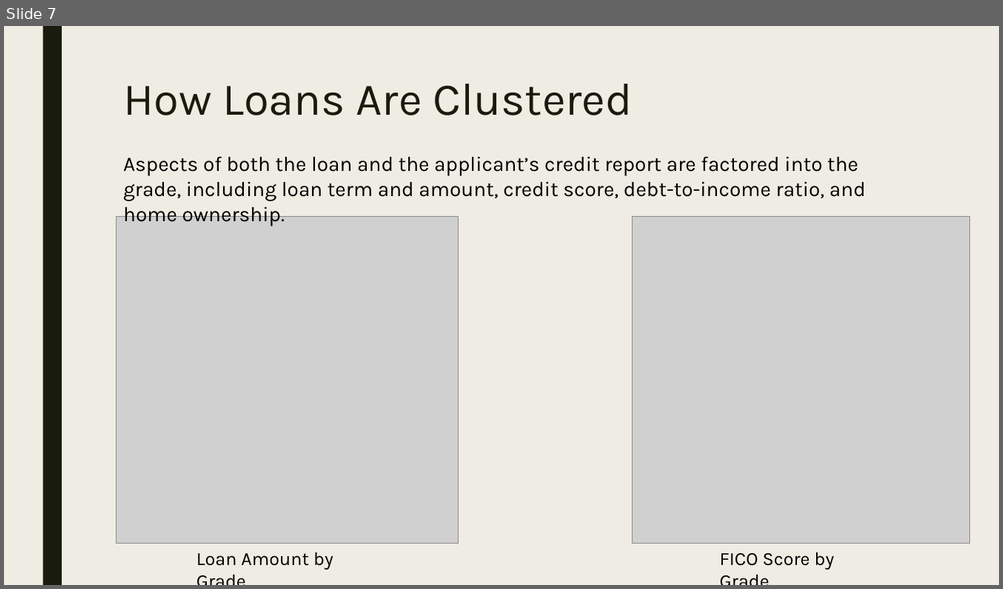
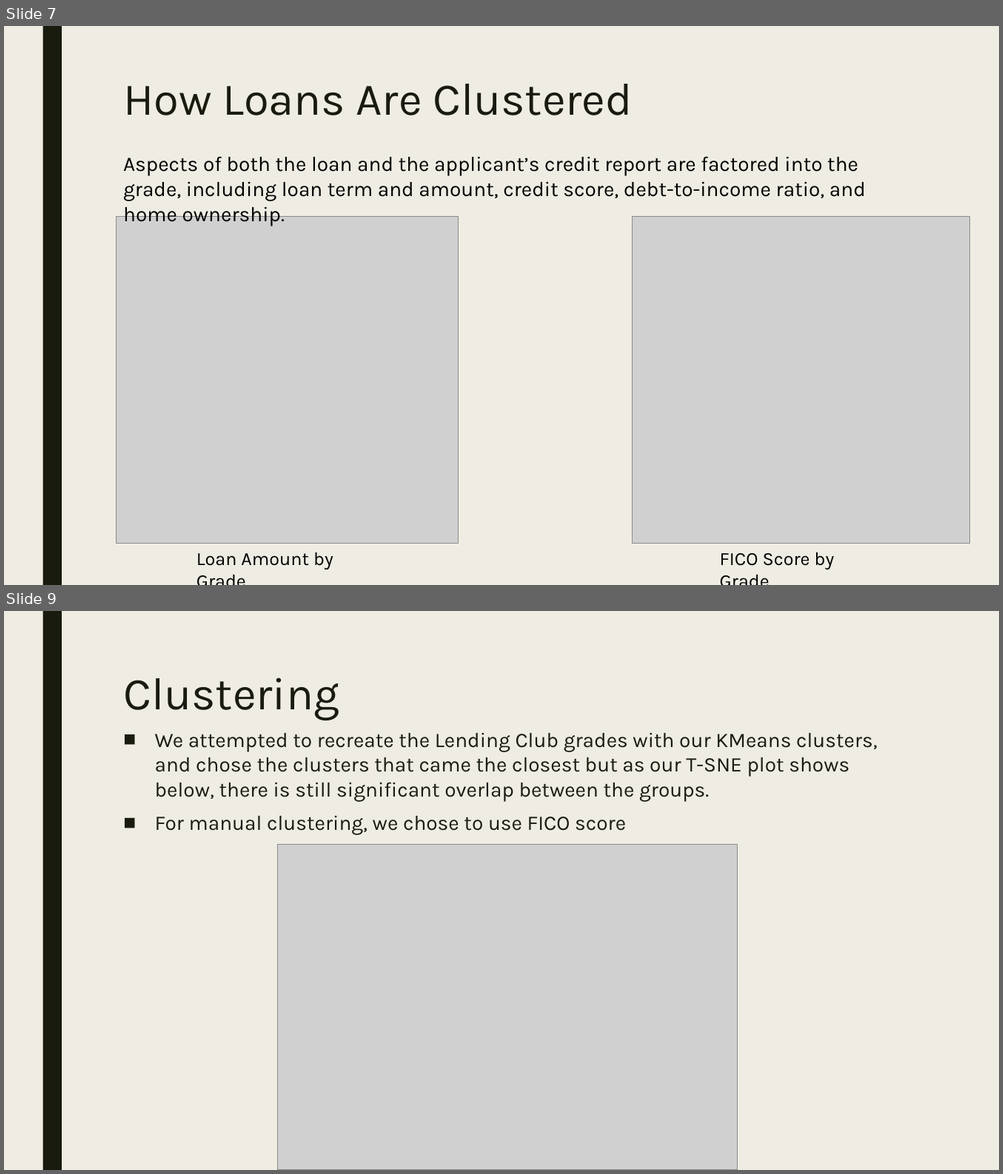
Before and after one commit to erstrong/INFO-7390-ADS-Fall-17-TeamNo., a slide deck: Assignment 2/Team 4 Slide Deck.pptx. Shown one above the other, each under a label of ours: slide 7 before the commit, slides 7 and 9 after it; the slides between them are not shown. The pictures are 1003x589 and 1003x1174 pixels, drawn with LibreOffice and Linux fonts; fonts in the diff are those of the drawing; grey boxes stand for pictures. Boxes give left, top, right and bottom in pixels: in the first picture for what was removed or moved away, otherwise in the second. Text is boxed around its words. In the diff, an @@ line names an element or a change of style, - is before the commit and + after.

```diff
--- a/Assignment 2/Team 4 Slide Deck.pptx
+++ b/Assignment 2/Team 4 Slide Deck.pptx
@@ slide 9 added at [4,611,999,1170], background #EFEDE3; not listed: 1 template element that a slide beside it also shows @@
@@ title added at [123,678,339,721], 44 pt, text #191B0E @@
+Clustering
@@ text added at [155,732,877,835], 20 pt, text #191B0E @@
+■ We attempted to recreate the Lending Club grades with our KMeans clusters, and chose the clusters that came the closest but as our T-SNE plot shows below, there is still significant overlap between the groups.
+■ For manual clustering, we chose to use FICO score
@@ picture added at [277,844,737,1170] @@
```
Also in this commit, not shown: 1 slide changed, 4 other slides added, 5 slides removed, 16 other files.
